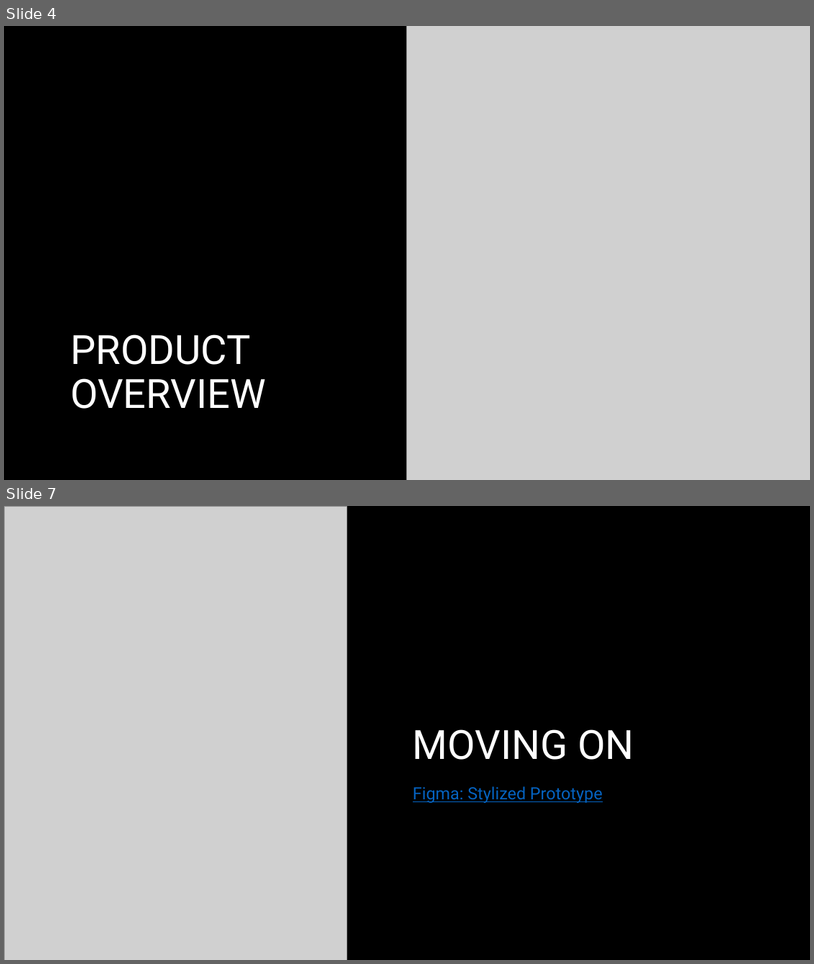
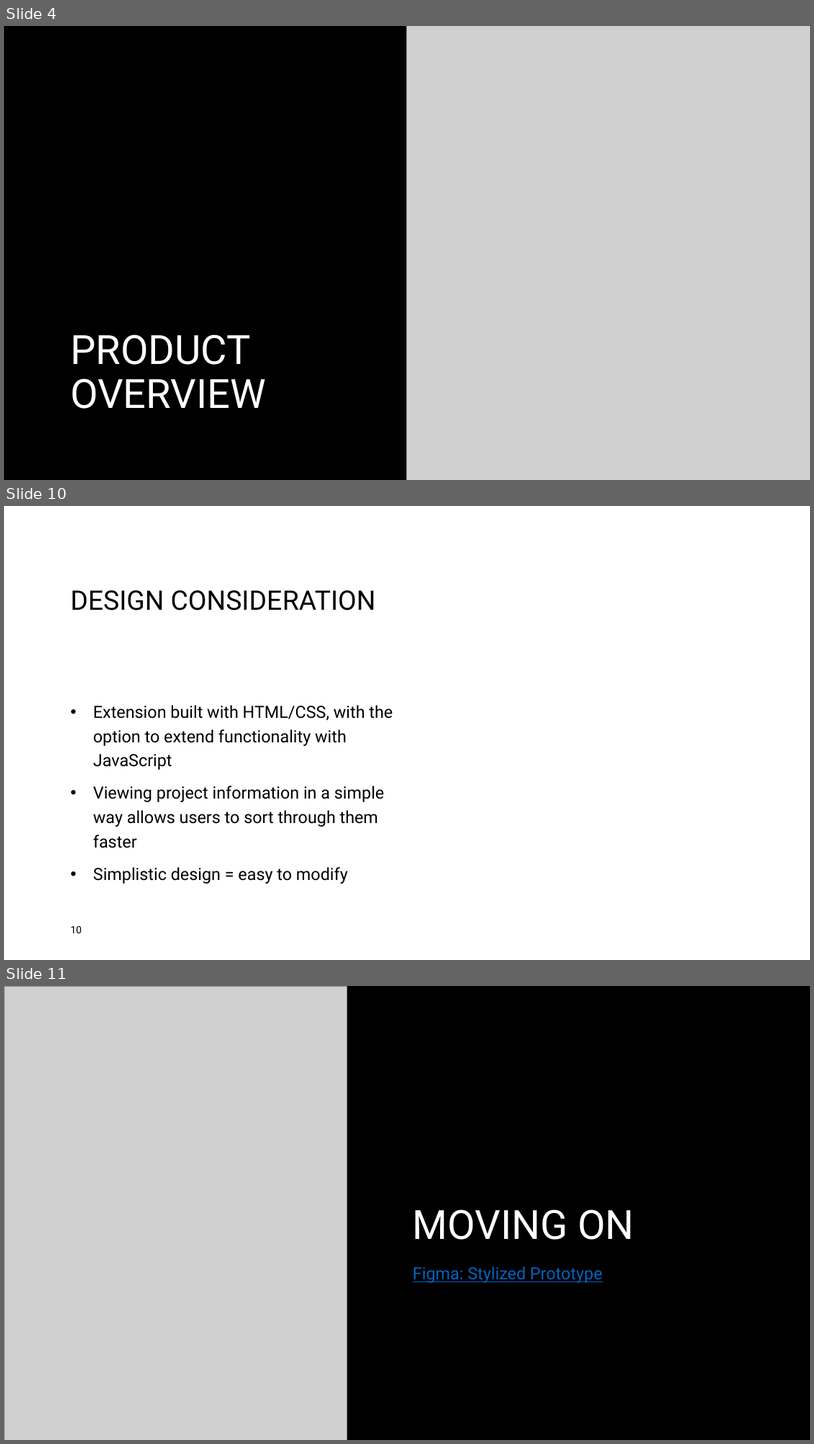
Before and after one commit to IntrixTheName/Error404, a slide deck: Azul Connect.pptx. Shown one above the other, each under a label of ours: slides 4 and 7 before the commit, slides 4, 10 and 11 after it; the slides between them are not shown. The pictures are 814x964 and 814x1444 pixels, drawn with LibreOffice and Linux fonts; fonts in the diff are those of the drawing; grey boxes stand for pictures; background and template pictures are left out. Boxes give left, top, right and bottom in pixels: in the first picture for what was removed or moved away, otherwise in the second. Text is boxed around its words. In the diff, an @@ line names an element or a change of style, - is before the commit and + after.

```diff
--- a/Azul Connect.pptx
+++ b/Azul Connect.pptx
@@ slide 10 added at box(4, 506, 810, 960), background #FFFFFF @@
@@ title added at box(70, 590, 376, 610), 32 pt, text #000000 @@
+DESIGN CONSIDERATION
@@ text added at box(93, 705, 393, 883), 20 pt, text #000000 @@
+• Extension built with HTML/CSS, with the option to extend functionality with JavaScript
+• Viewing project information in a simple way allows users to sort through them faster
+• Simplistic design = easy to modify
@@ page number added at box(70, 926, 82, 933), 12 pt, text #000000 @@
+10
@@ what was slide 7 is now slide 11 @@
```
Also in this commit, not shown: 3 slides changed, 3 other slides added.
